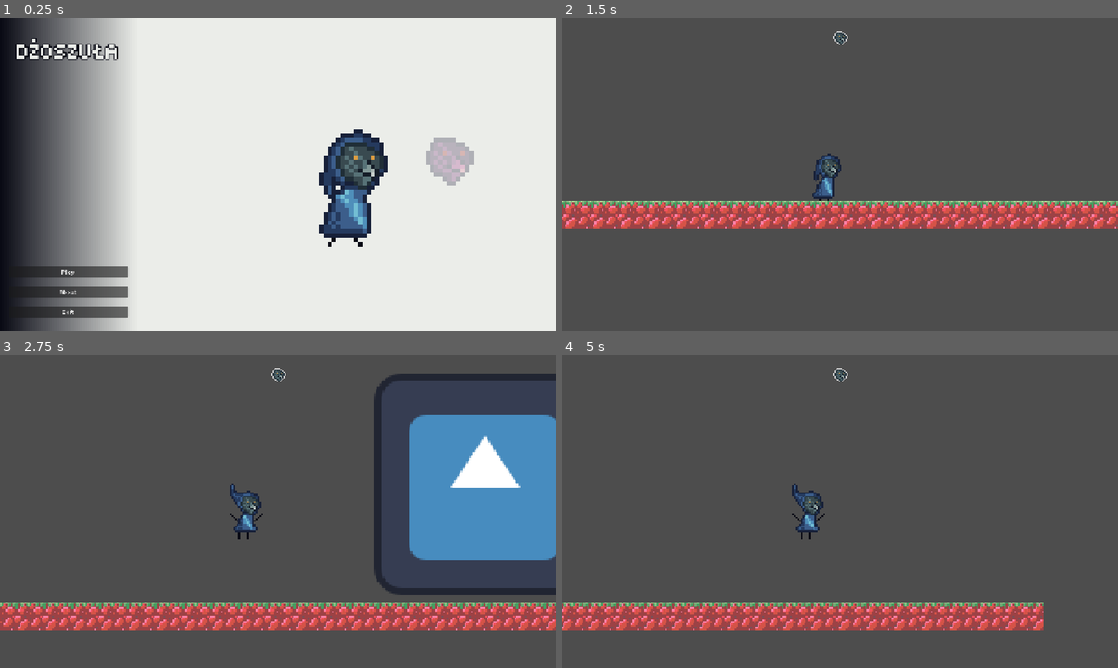
Above: before the commit, frames 1-4 (two rows, left to right).
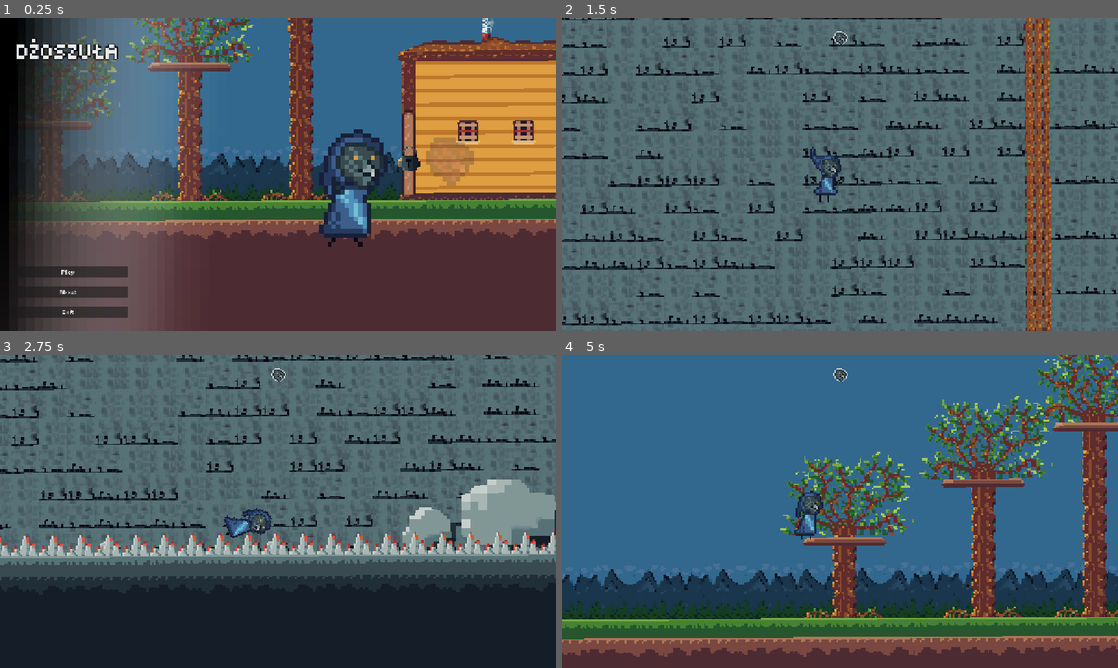
Above: after the commit, the same moments.

Repository: Viikuu/MaskGame
Game: Godot game, scene res://scenes/ui/main_menu.tscn
Two runs of this game, one before a commit and one after it. Both use one fixed random seed, a clock stepped at 60 frames per second and the inputs below. This scene is started directly instead of the project's main scene. The engine's default icon, where the game draws it, is replaced by a stand-in: a white triangle on a blue panel in a dark square.
Inputs:
- Up to frame 1 (0.25 s): no input
- Up to frame 2 (1.5 s): click "Play" at 0.5 s; tap F at 1.25 s; hold Right (move_right) from 1.28 s (still down); tap Enter (interact) at 1.35 s
- Up to frame 3 (2.75 s): keep holding Right (move_right); tap Space (jump) at 1.52, 2.27 s; tap F at 2 s; tap M (mask_future) at 2.1 s
- Up to frame 4 (5 s): tap F at 2.75, 3.5, 4.25 s; release Right (move_right) at 2.78 s; hold Left (move_left) 2.78-3.53 s; tap N (mask_now) at 2.85 s; hold Right (move_right) from 3.53 s (still down); tap B (mask_past) at 3.6 s; tap Space (jump) at 3.77, 4.52 s; tap Enter (interact) at 4.35 s

The runs differ from the first frame. In frame 1, 92% of the frame differs, in the area x 0-100%, y 0-100%; in frame 2, 89%; in frame 3, 89%; in frame 4, 100%.

Commit message:
main eniu

Diff:
--- a/scenes/ui/main_menu.tscn
+++ b/scenes/ui/main_menu.tscn
@@ -1,17 +1,85 @@
-[gd_scene load_steps=16 format=3 uid="uid://dmwcrwdr54vhi"]
+[gd_scene load_steps=19 format=3 uid="uid://dmwcrwdr54vhi"]
 
 [ext_resource type="Script" uid="uid://by25b1i8wnuak" path="res://scripts/ui/main_menu.gd" id="1_sl1te"]
 [ext_resource type="Texture2D" uid="uid://cxl3hhsrcpw5v" path="res://art_me/Character/Dżoszuła_Walk_Teraz.png" id="2_1g8jr"]
 [ext_resource type="PackedScene" uid="uid://bmjhjuoygqt1l" path="res://scenes/ui/message_window.tscn" id="2_fe2o3"]
+[ext_resource type="Texture2D" uid="uid://dgeryoaw0b860" path="res://art_me/main_menu/1JOSH_BG1.png" id="2_wb0q5"]
 [ext_resource type="Texture2D" uid="uid://c3ecdn8dlo0tn" path="res://art_me/Maska_Przyszłości.png" id="2_x2yvf"]
+[ext_resource type="Texture2D" uid="uid://cldv2jadhcn35" path="res://art_me/main_menu/1JOSH_BG2.png" id="3_q85j6"]
 [ext_resource type="Texture2D" uid="uid://d33ngorjcga4e" path="res://art_me/Maska_Przsszłości.png" id="3_uhagc"]
-
-[sub_resource type="Gradient" id="Gradient_gl0q7"]
-offsets = PackedFloat32Array(0, 0.24666667)
-colors = PackedColorArray(0.03529412, 0.039215688, 0.078431375, 1, 0.92156863, 0.92941177, 0.9137255, 1)
-
-[sub_resource type="GradientTexture1D" id="GradientTexture1D_t7e0r"]
-gradient = SubResource("Gradient_gl0q7")
+[ext_resource type="Texture2D" uid="uid://cwyqjuib0jb6r" path="res://art_me/main_menu/1JOSH_BG3.png" id="4_8g5eo"]
+
+[sub_resource type="Gradient" id="Gradient_wb0q5"]
+offsets = PackedFloat32Array(0, 0.49819493, 0.5956679)
+colors = PackedColorArray(0, 0, 0, 1, 0.9370629, 0.9370629, 0.9370629, 0.06293708, 1, 1, 1, 0)
+
+[sub_resource type="GradientTexture2D" id="GradientTexture2D_q85j6"]
+gradient = SubResource("Gradient_wb0q5")
+fill_from = Vector2(0, 0.54273504)
+fill_to = Vector2(0.6581197, 0.5726496)
+
+[sub_resource type="Animation" id="Animation_x2yvf"]
+length = 0.001
+tracks/0/type = "value"
+tracks/0/imported = false
+tracks/0/enabled = true
+tracks/0/path = NodePath("AnimationPlayer/Sprite2D:texture")
+tracks/0/interp = 1
+tracks/0/loop_wrap = true
+tracks/0/keys = {
+"times": PackedFloat32Array(0),
+"transitions": PackedFloat32Array(1),
+"update": 1,
+"values": [null]
+}
+tracks/1/type = "value"
+tracks/1/imported = false
+tracks/1/enabled = true
+tracks/1/path = NodePath("AnimationPlayer/Sprite2D:position")
+tracks/1/interp = 1
+tracks/1/loop_wrap = true
+tracks/1/keys = {
+"times": PackedFloat32Array(0),
+"transitions": PackedFloat32Array(1),
+"update": 0,
+"values": [Vector2(824, 326.00003)]
+}
+tracks/2/type = "value"
+tracks/2/imported = false
+tracks/2/enabled = true
+tracks/2/path = NodePath("AnimationPlayer/Sprite2D:modulate")
+tracks/2/interp = 1
+tracks/2/loop_wrap = true
+tracks/2/keys = {
+"times": PackedFloat32Array(0),
+"transitions": PackedFloat32Array(1),
+"update": 0,
+"values": [Color(1, 1, 1, 0)]
+}
+tracks/3/type = "value"
+tracks/3/imported = false
+tracks/3/enabled = true
+tracks/3/path = NodePath("../Background2:modulate")
+tracks/3/interp = 1
+tracks/3/loop_wrap = true
+tracks/3/keys = {
+"times": PackedFloat32Array(0),
+"transitions": PackedFloat32Array(1),
+"update": 0,
+"values": [Color(1, 1, 1, 0)]
+}
+tracks/4/type = "value"
+tracks/4/imported = false
+tracks/4/enabled = true
+tracks/4/path = NodePath("../Background3:modulate")
+tracks/4/interp = 1
+tracks/4/loop_wrap = true
+tracks/4/keys = {
+"times": PackedFloat32Array(0),
+"transitions": PackedFloat32Array(1),
+"update": 0,
+"values": [Color(1, 1, 1, 0)]
+}
 
 [sub_resource type="Animation" id="Animation_m1kxf"]
 resource_name = "intro"
@@ -46,51 +114,36 @@
 tracks/2/enabled = true
 tracks/2/path = NodePath("AnimationPlayer/Sprite2D:modulate")
 tracks/2/interp = 2
-tracks/2/loop_wrap = true
+tracks/2/loop_wrap = false
 tracks/2/keys = {
 "times": PackedFloat32Array(0, 0.9, 1.4, 2, 2.9, 3.4),
 "transitions": PackedFloat32Array(1, 1, 1, 1, 1, 1),
 "update": 0,
 "values": [Color(1, 1, 1, 0), Color(1, 1, 1, 1), Color(1, 1, 1, 0), Color(1, 1, 1, 0), Color(1, 1, 1, 1), Color(1, 1, 1, 0)]
 }
-
-[sub_resource type="Animation" id="Animation_x2yvf"]
-length = 0.001
-tracks/0/type = "value"
-tracks/0/imported = false
-tracks/0/enabled = true
-tracks/0/path = NodePath("AnimationPlayer/Sprite2D:texture")
-tracks/0/interp = 1
-tracks/0/loop_wrap = true
-tracks/0/keys = {
-"times": PackedFloat32Array(0),
-"transitions": PackedFloat32Array(1),
-"update": 1,
-"values": [null]
-}
-tracks/1/type = "value"
-tracks/1/imported = false
-tracks/1/enabled = true
-tracks/1/path = NodePath("AnimationPlayer/Sprite2D:position")
-tracks/1/interp = 1
-tracks/1/loop_wrap = true
-tracks/1/keys = {
-"times": PackedFloat32Array(0),
-"transitions": PackedFloat32Array(1),
-"update": 0,
-"values": [Vector2(824, 326.00003)]
-}
-tracks/2/type = "value"
-tracks/2/imported = false
-tracks/2/enabled = true
-tracks/2/path = NodePath("AnimationPlayer/Sprite2D:modulate")
-tracks/2/interp = 1
-tracks/2/loop_wrap = true
-tracks/2/keys = {
-"times": PackedFloat32Array(0),
-"transitions": PackedFloat32Array(1),
-"update": 0,
-"values": [Color(1, 1, 1, 0)]
+tracks/3/type = "value"
+tracks/3/imported = false
+tracks/3/enabled = true
+tracks/3/path = NodePath("../Background2:modulate")
+tracks/3/interp = 2
+tracks/3/loop_wrap = false
+tracks/3/keys = {
+"times": PackedFloat32Array(0.5, 0.9, 1.3),
+"transitions": PackedFloat32Array(1, 1, 1),
+"update": 0,
+"values": [Color(1, 1, 1, 0), Color(1, 1, 1, 1), Color(1, 1, 1, 0)]
+}
+tracks/4/type = "value"
+tracks/4/imported = false
+tracks/4/enabled = true
+tracks/4/path = NodePath("../Background3:modulate")
+tracks/4/interp = 2
+tracks/4/loop_wrap = false
+tracks/4/keys = {
+"times": PackedFloat32Array(2.4666667, 2.9, 3.3666666),
+"transitions": PackedFloat32Array(1, 1, 1),
+"update": 0,
+"values": [Color(1, 1, 1, 0), Color(1, 1, 1, 1), Color(1, 1, 1, 0)]
 }
 
 [sub_resource type="AnimationLibrary" id="AnimationLibrary_uhagc"]
@@ -145,17 +198,53 @@
 script = ExtResource("1_sl1te")
 first_button = NodePath("LeftContainer/ButtonContainer/VBoxContainer/StartGame")
 
-[node name="Background" type="TextureRect" parent="."]
-layout_mode = 1
-anchors_preset = 15
-anchor_right = 1.0
-anchor_bottom = 1.0
-grow_horizontal = 2
-grow_vertical = 2
-texture = SubResource("GradientTexture1D_t7e0r")
+[node name="Gradient" type="TextureRect" parent="."]
+z_index = 2
+layout_mode = 1
+anchors_preset = 15
+anchor_right = 1.0
+anchor_bottom = 1.0
+grow_horizontal = 2
+grow_vertical = 2
+texture = SubResource("GradientTexture2D_q85j6")
 expand_mode = 1
 
+[node name="Background2" type="TextureRect" parent="."]
+modulate = Color(1, 1, 1, 0)
+z_index = 1
+layout_mode = 1
+anchors_preset = 15
+anchor_right = 1.0
+anchor_bottom = 1.0
+grow_horizontal = 2
+grow_vertical = 2
+texture = ExtResource("3_q85j6")
+expand_mode = 1
+
+[node name="Background3" type="TextureRect" parent="."]
+modulate = Color(1, 1, 1, 0)
+z_index = 1
+layout_mode = 1
+anchors_preset = 15
+anchor_right = 1.0
+anchor_bottom = 1.0
+grow_horizontal = 2
+grow_vertical = 2
+texture = ExtResource("4_8g5eo")
+expand_mode = 1
+
+[node name="Background1" type="TextureRect" parent="."]
+layout_mode = 1
+anchors_preset = 15
+anchor_right = 1.0
+anchor_bottom = 1.0
+grow_horizontal = 2
+grow_vertical = 2
+texture = ExtResource("2_wb0q5")
+expand_mode = 1
+
 [node name="LeftContainer" type="MarginContainer" parent="."]
+z_index = 7
 layout_mode = 1
 anchors_preset = 9
 anchor_bottom = 1.0
@@ -198,6 +287,7 @@
 text = "Exit"
 
 [node name="RightContainer" type="MarginContainer" parent="."]
+z_index = 3
 layout_mode = 1
 anchors_preset = 11
 anchor_left = 1.0
@@ -214,6 +304,7 @@
 autoplay = "intro"
 
 [node name="AnimatedSprite2D" type="AnimatedSprite2D" parent="RightContainer/AnimationPlayer"]
+z_index = 3
 position = Vector2(794, 366)
 scale = Vector2(10, 10)
 sprite_frames = SubResource("SpriteFrames_7suek")
@@ -221,6 +312,7 @@
 
 [node name="Sprite2D" type="Sprite2D" parent="RightContainer/AnimationPlayer"]
 modulate = Color(1, 1, 1, 0)
+z_index = 3
 position = Vector2(824, 326.00003)
 scale = Vector2(10, 10)
 
--- a/scripts/ui/main_menu.gd
+++ b/scripts/ui/main_menu.gd
@@ -5,7 +5,7 @@
 
 
 func _on_start_game_pressed() -> void:
-	get_tree().change_scene_to_file("res://scenes/main.tscn")
+	get_tree().change_scene_to_file("res://scenes/main_level_design.tscn")
 
 
 func _on_about_pressed() -> void:
Binary file added: art_me/main_menu/1JOSH_BG1.png
Not shown, added: art_me/main_menu/1JOSH_BG1.png.import
Binary file added: art_me/main_menu/1JOSH_BG2.png
Not shown, added: art_me/main_menu/1JOSH_BG2.png.import
Binary file added: art_me/main_menu/1JOSH_BG3.png
Not shown, added: art_me/main_menu/1JOSH_BG3.png.import
